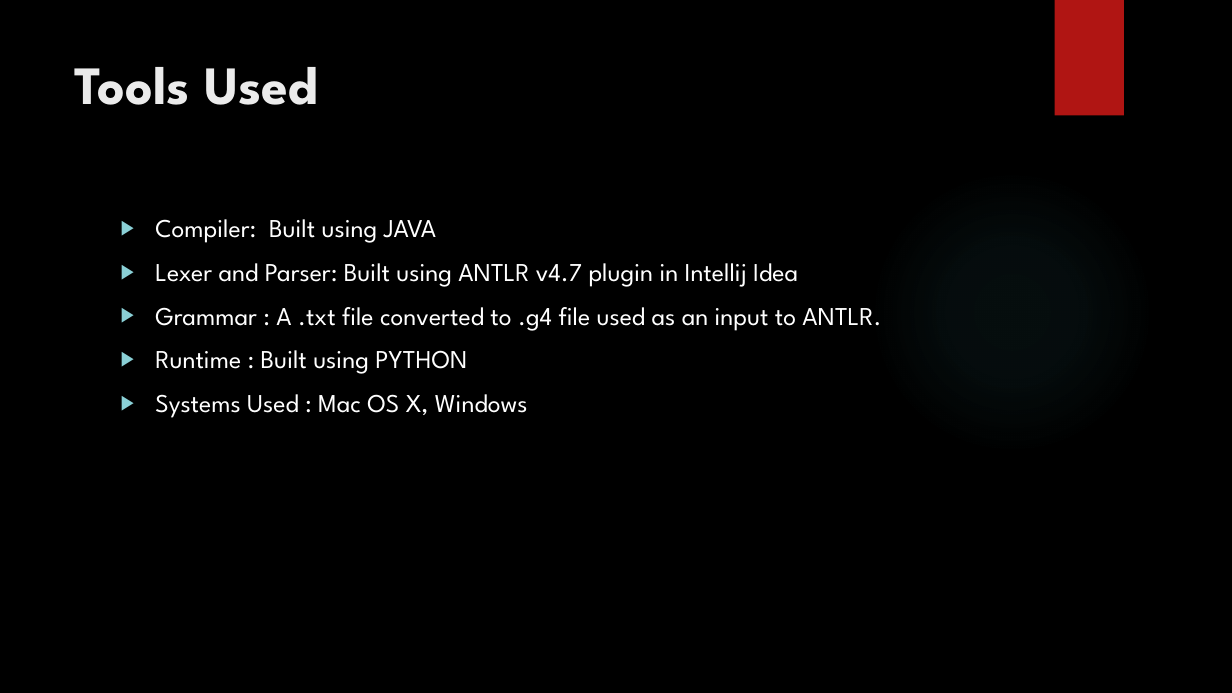
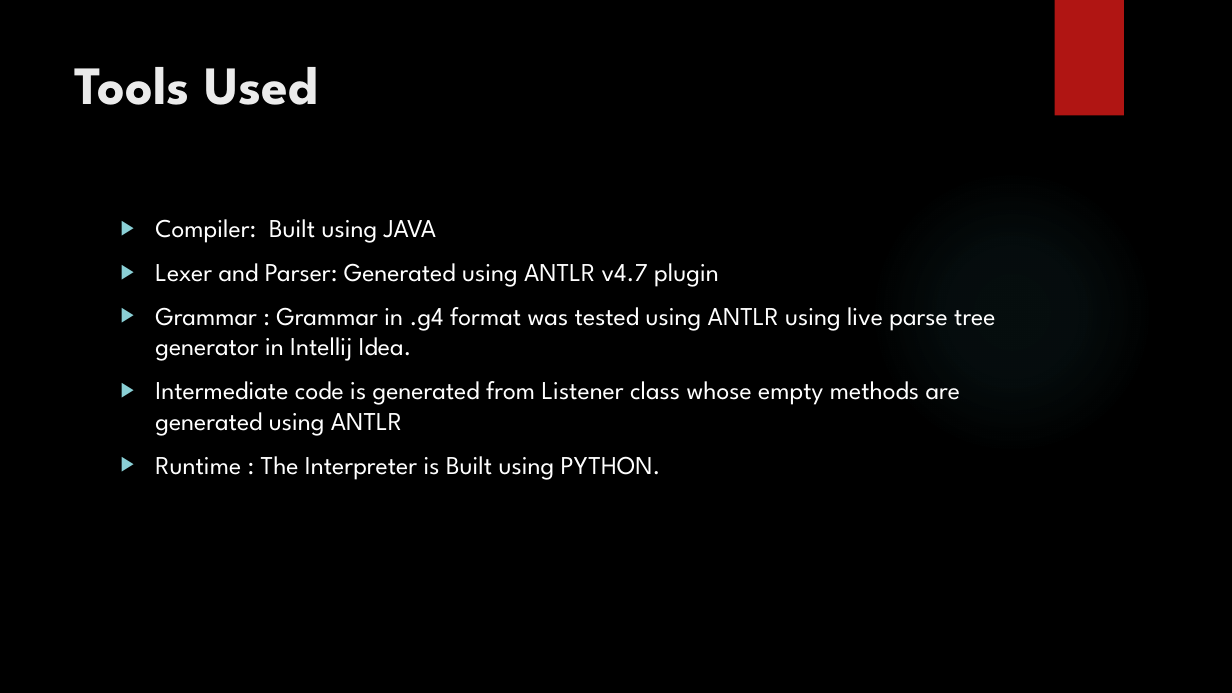
Before and after one commit to AvinashMV/SER502-Spring2018-Team30, a slide deck: slide 3 of doc/Sliceppt.pptx. Drawn at 1232x693 pixels with LibreOffice and Linux fonts; fonts in the diff are those of the drawing; background and template pictures are left out. Boxes give left, top, right and bottom in pixels: in the first picture for what was removed or moved away, otherwise in the second. Text is boxed around its words. In the diff, an @@ line names an element or a change of style, - is before the commit and + after.

```diff
--- a/doc/Sliceppt.pptx
+++ b/doc/Sliceppt.pptx
@@ text at box(155, 263, 995, 480): text changed @@
-▶ Lexer and Parser: Built using ANTLR v4.7 plugin in Intellij Idea
-▶ Grammar : A .txt file converted to .g4 file used as an input to ANTLR.
-▶ Runtime : Built using PYTHON
-▶ Systems Used : Mac OS X, Windows
+▶ Lexer and Parser: Generated using ANTLR v4.7 plugin
+▶ Grammar : Grammar in .g4 format was tested using ANTLR using live parse tree generator in Intellij Idea.
+▶ Intermediate code is generated from Listener class whose empty methods are generated using ANTLR
+▶ Runtime : The Interpreter is Built using PYTHON.
```
Also in this commit, not shown: 2 other slides changed.
